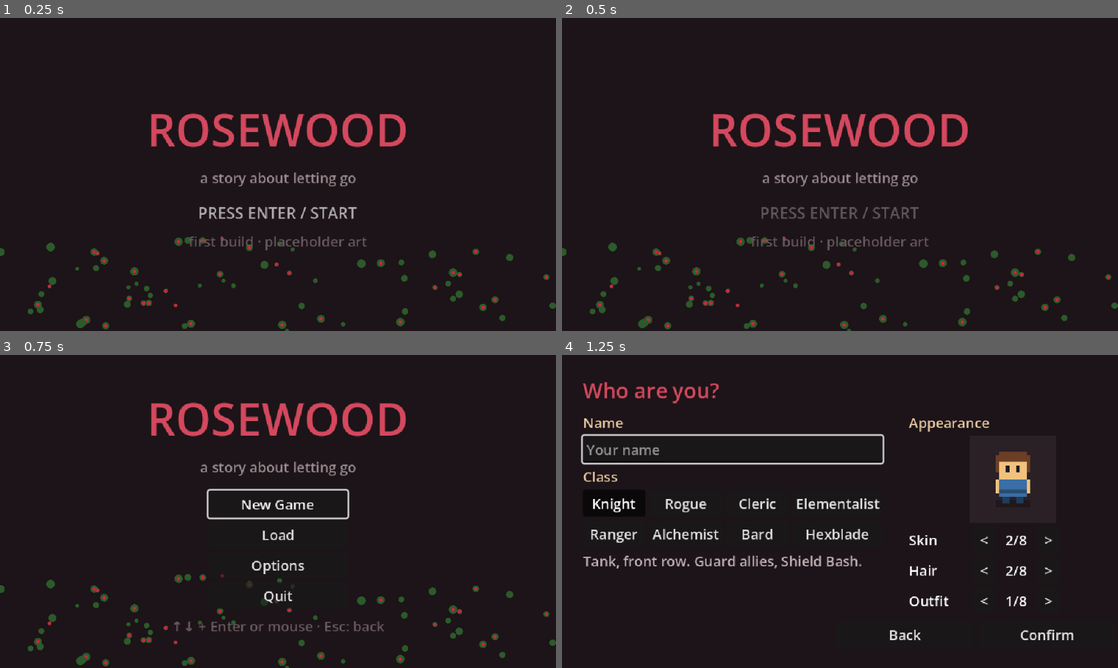
Above: before the commit, frames 1-4 (two rows, left to right).
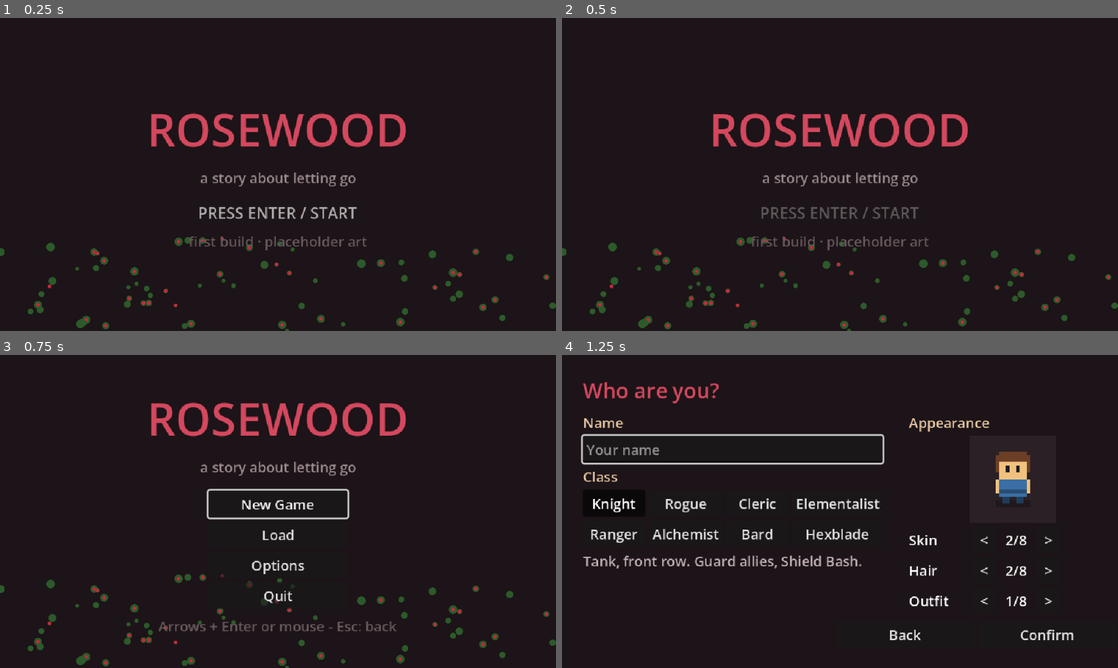
Above: after the commit, the same moments.

Repository: lomb-hana/rosewood
Game: Godot game, scene res://main.tscn
Same seed, same stepped clock (60 frames per second), same inputs: the game is played once before the commit and once after it.
Inputs (mouse positions are in pixels of both pictures, inside the frame that each line leads up to):
- Up to frame 1 (0.25 s): no input
- Up to frame 2 (0.5 s): no input
- Up to frame 3 (0.75 s): tap Enter at 0.5 s; move the mouse to (400, 495) at 0.52 s; hold Right from 0.53 s (still down); tap E at 0.6 s; click (400, 495) at 0.67 s
- Up to frame 4 (1.25 s): keep holding Right; tap Space at 0.77 s

Frames 1-2 are identical in both runs. In frame 3, 0.6% of the frame differs, in the area x 28-72%, y 85-89%; in frame 4, nothing differs.

Commit message:
Fix menu hint glyphs; final hand-authored zone build

Diff:
--- a/main.gd
+++ b/main.gd
@@ -148,7 +148,7 @@
 	col.add_child(btn("Load", show_load))
 	col.add_child(btn("Options", show_options))
 	if not OS.has_feature("web"): col.add_child(btn("Quit", func(): get_tree().quit()))
-	var f := Label.new(); f.text = "↑↓ + Enter or mouse · Esc: back"
+	var f := Label.new(); f.text = "Arrows + Enter or mouse - Esc: back"
 	f.horizontal_alignment = HORIZONTAL_ALIGNMENT_CENTER; f.add_theme_color_override("font_color", Color("6a5a5e"))
 	v.add_child(f)
 	ng.grab_focus.call_deferred()
